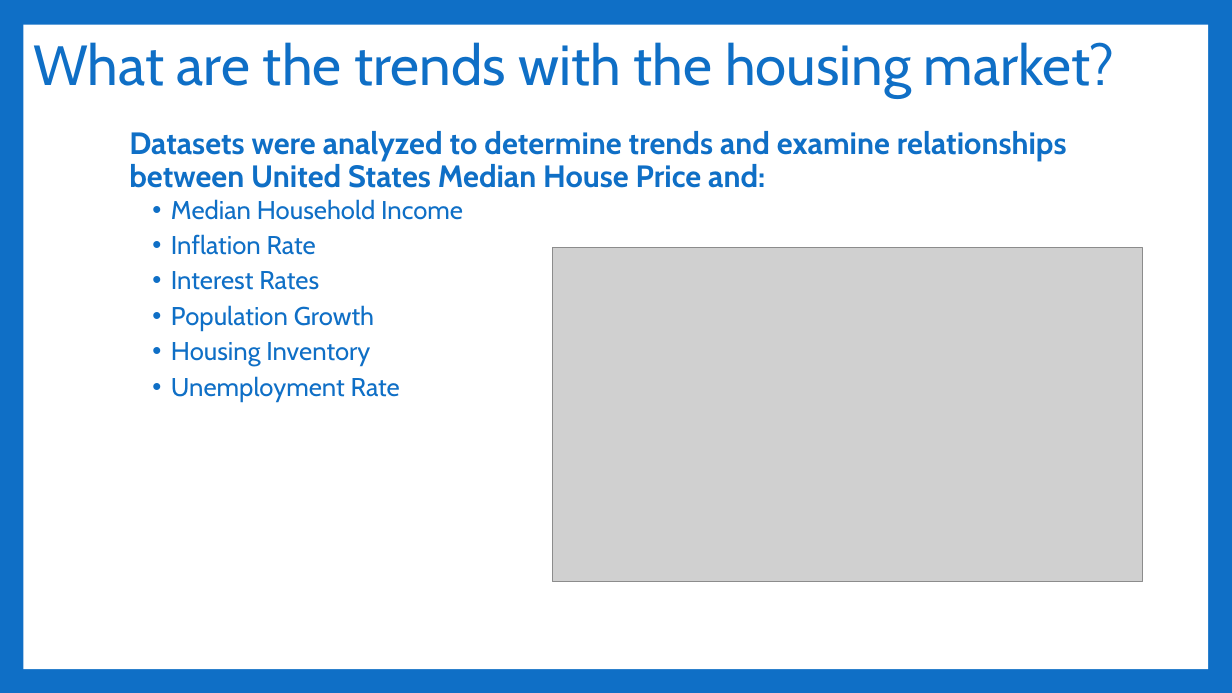
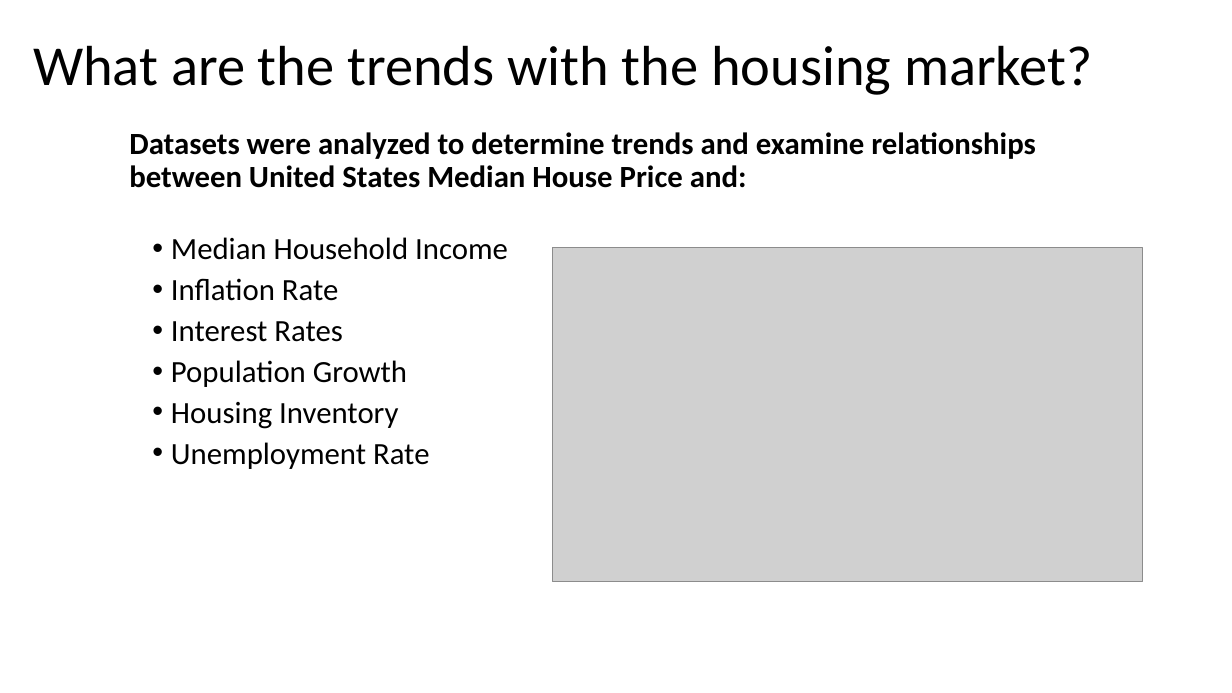
Before and after one commit to Sethdcarter/group8_data_project_1, a slide deck: slide 2 of Presentation/Project-1_Group-8_Presentation-US_Housing_Market.pptx. Drawn at 1232x693 pixels with LibreOffice and Linux fonts; fonts in the diff are those of the drawing; grey boxes stand for pictures. Boxes give left, top, right and bottom in pixels: in the first picture for what was removed or moved away, otherwise in the second. Text is boxed around its words. In the diff, an @@ line names an element or a change of style, - is before the commit and + after.

```diff
--- a/Presentation/Project-1_Group-8_Presentation-US_Housing_Market.pptx
+++ b/Presentation/Project-1_Group-8_Presentation-US_Housing_Market.pptx
@@ background #0F6FC6 to #FFFFFF @@
@@ rectangle removed at bbox=[23, 25, 1208, 669] @@
@@ title "What are the trends with ..." at bbox=[33, 45, 1092, 95]: font Cabin to Calibri, text colour #0F6FC6 to #000000 @@
@@ text "Datasets were analyzed to determine ..." at bbox=[129, 132, 1036, 469]: font Cabin to Calibri, text colour #0F6FC6 to #000000; size 20 to 24 pt in "Median Household Income", "Inflation Rate", "Interest Rates", "Population Growth" and 2 more places @@
```
Also in this commit, not shown: 6 other slides changed, 1 slide added, 2 other files.
